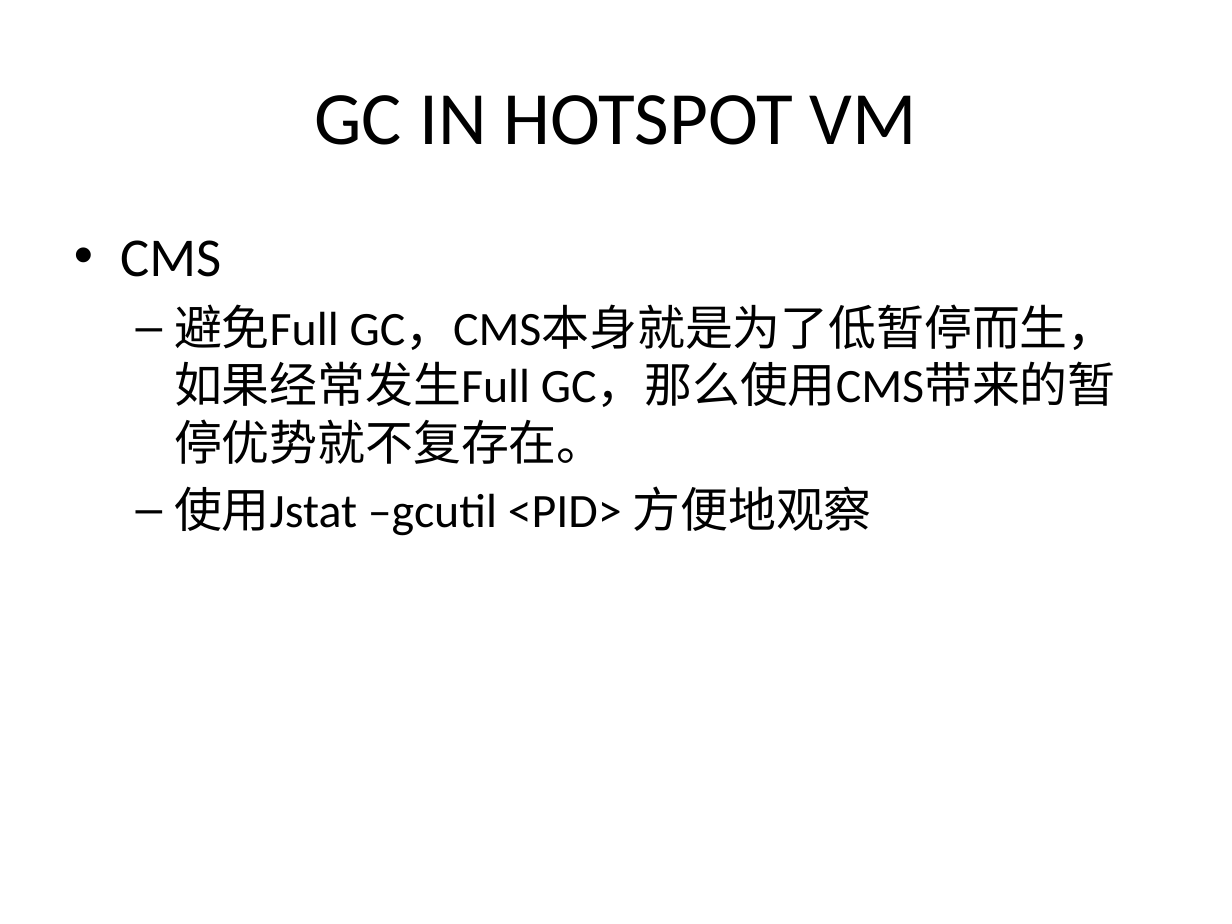
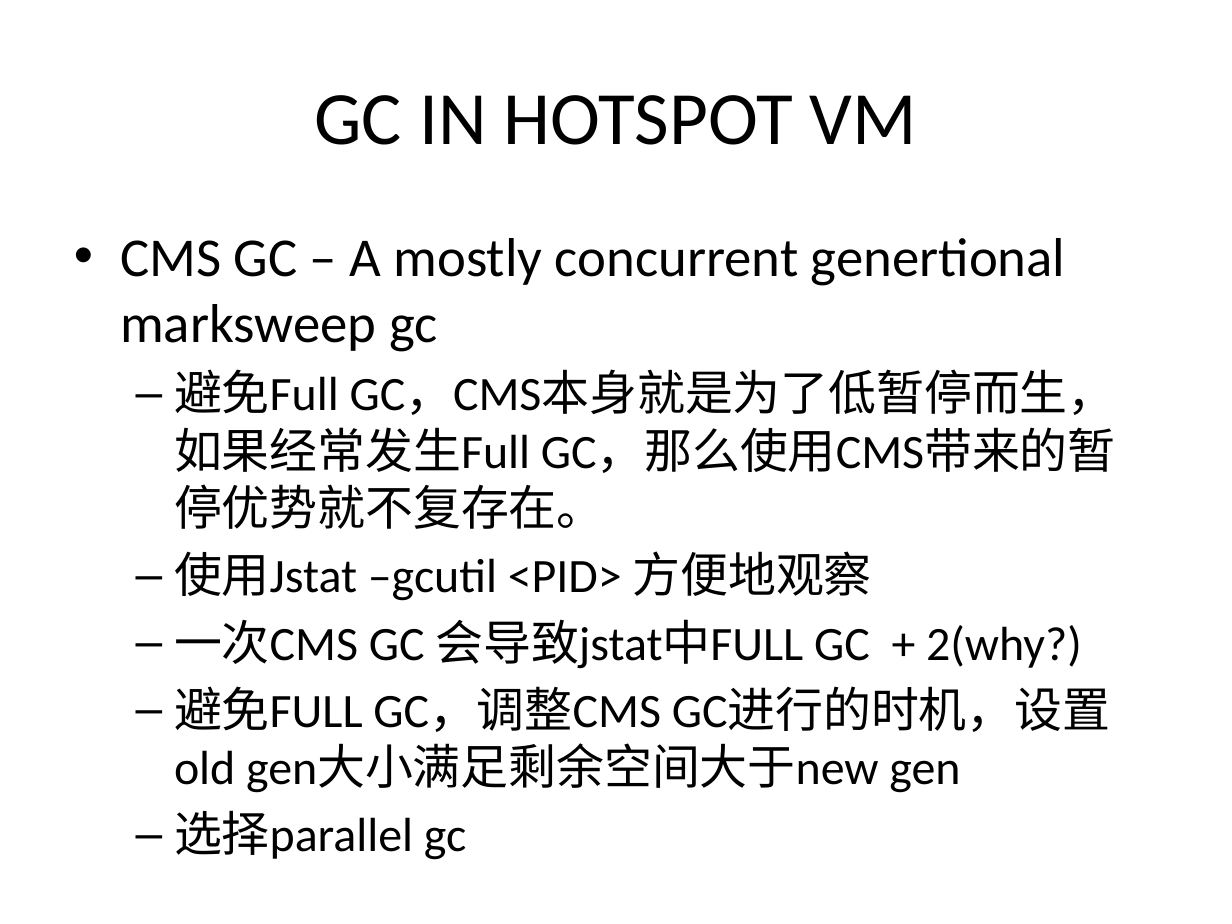
Before and after one commit to cyberdak/javaperformance, a slide deck: slide 16 of Java 性能优化.pptx (slide 15 before the commit). Drawn at 1232x924 pixels with LibreOffice and Linux fonts; fonts in the diff are those of the drawing. Boxes give left, top, right and bottom in pixels: in the first picture for what was removed or moved away, otherwise in the second. Text is boxed around its words. In the diff, an @@ line names an element or a change of style, - is before the commit and + after.

```diff
--- a/Java 性能优化.pptx
+++ b/Java 性能优化.pptx
@@ text at box(120, 238, 1066, 352): text changed @@
-• CMS
+• CMS GC – A mostly concurrent genertional marksweep gc
@@ text at box(174, 619, 1111, 793): paragraphs added @@
+  – 一次CMS GC 会导致jstat中FULL GC + 2(why?)
+  – 避免FULL GC，调整CMS GC进行的时机，设置old gen大小满足剩余空间大于new gen
+  – 选择parallel gc
```
Also in this commit, not shown: 5 other slides changed, 3 slides added, 1 slide removed, 2 other files.
